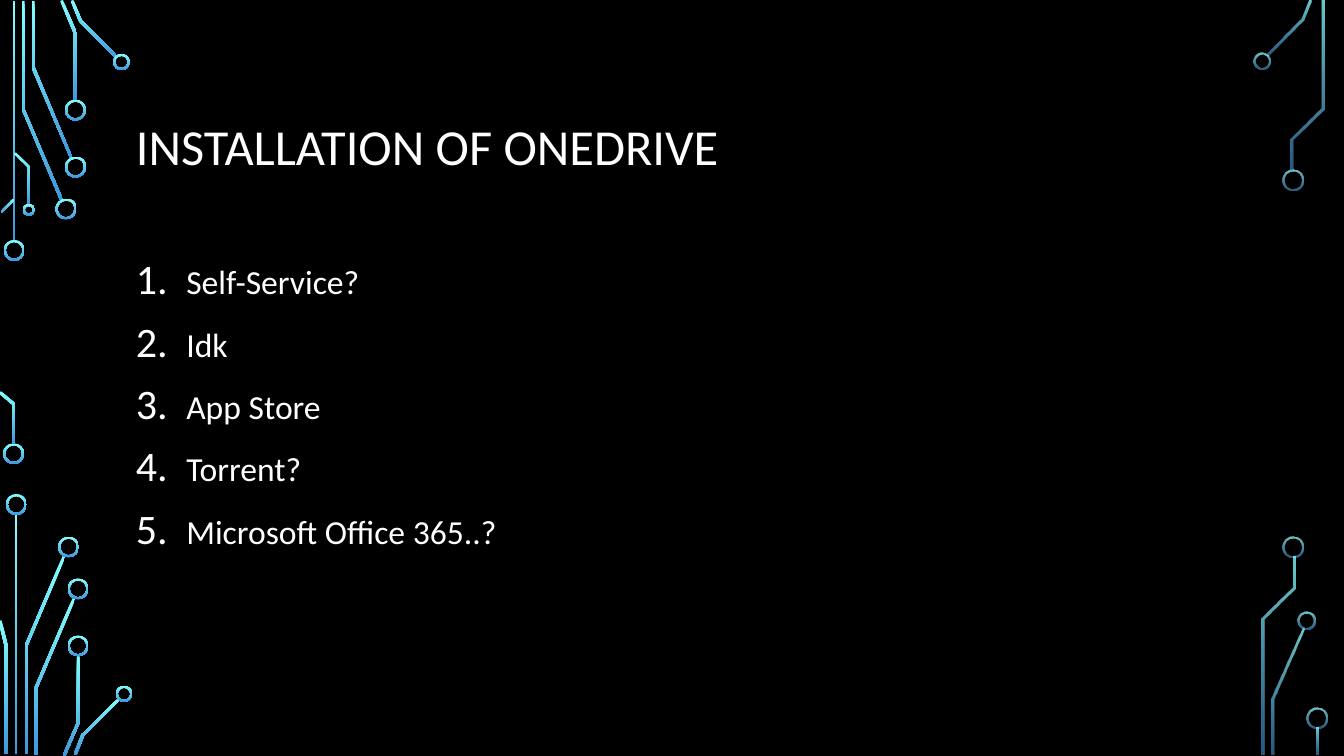
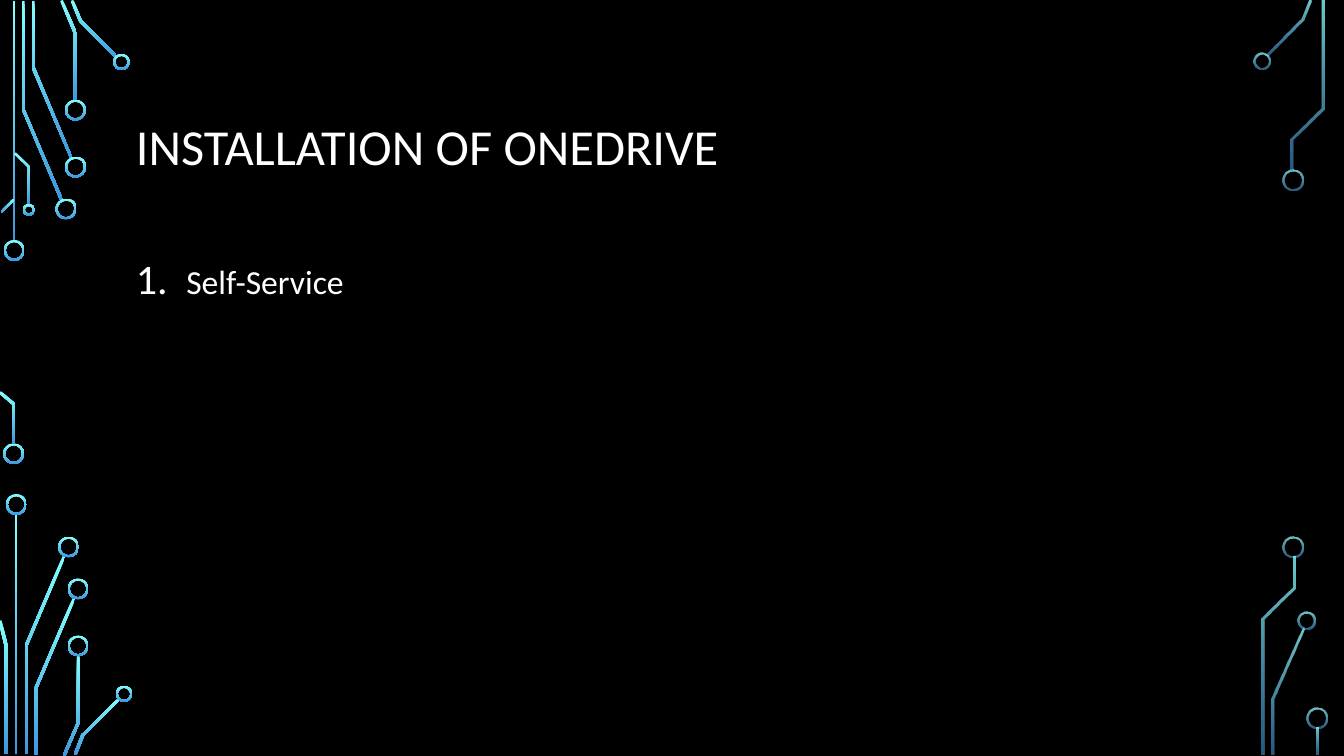
Before and after one commit to HIS-Computer-Club/MSOffice, a slide deck: slide 3 of MSOffice.pptx. Drawn at 1344x756 pixels with LibreOffice and Linux fonts; fonts in the diff are those of the drawing; background and template pictures are left out. Boxes give left, top, right and bottom in pixels: in the first picture for what was removed or moved away, otherwise in the second. Text is boxed around its words. In the diff, an @@ line names an element or a change of style, - is before the commit and + after.

```diff
--- a/MSOffice.pptx
+++ b/MSOffice.pptx
@@ text at <box>186,270,343,295</box>: text changed @@
-1. Self-Service?
-2. Idk
-3. App Store
-4. Torrent?
-5. Microsoft Office 365..?
+1. Self-Service
```
Also in this commit, not shown: 9 slides added, 2 other files.
